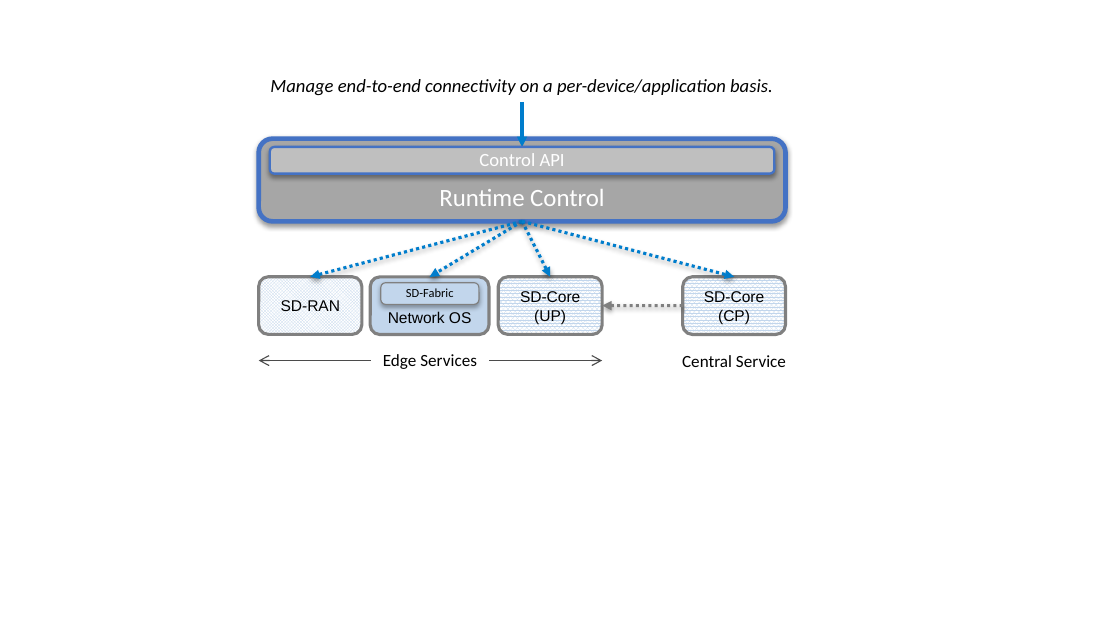
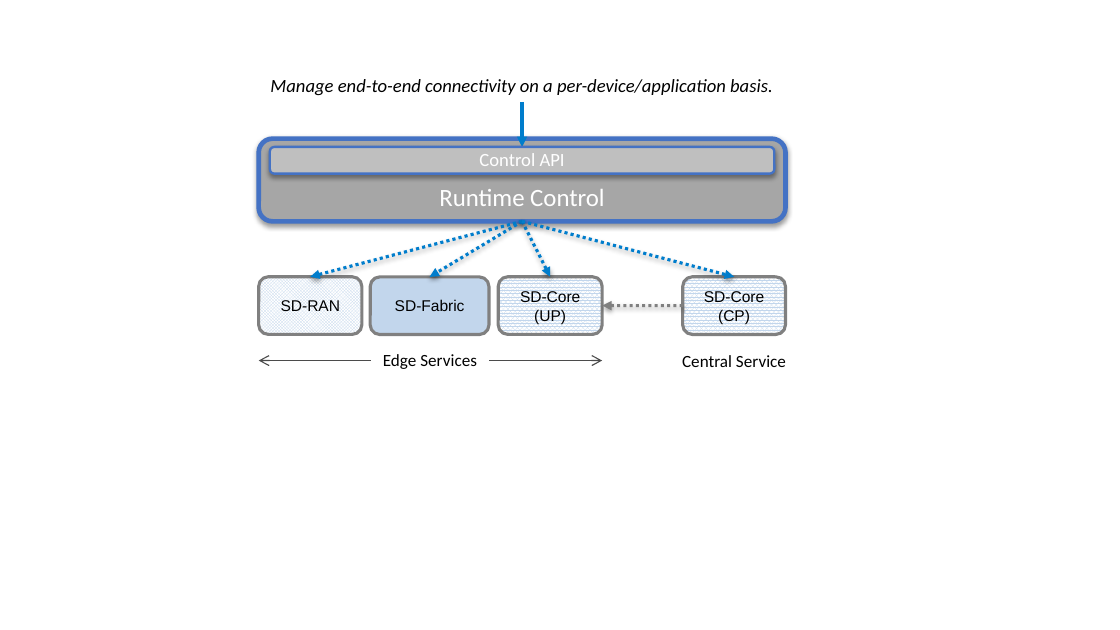
Before and after one commit to SystemsApproach/private5g, a slide deck: slide 9 of figures/ops/figures.pptx (slide 8 before the commit). Drawn at 1120x630 pixels with LibreOffice and Linux fonts; fonts in the diff are those of the drawing. Boxes give left, top, right and bottom in pixels: in the first picture for what was removed or moved away, otherwise in the second. Text is boxed around its words. In the diff, an @@ line names an element or a change of style, - is before the commit and + after.

```diff
--- a/figures/ops/figures.pptx
+++ b/figures/ops/figures.pptx
@@ rounded rectangle "SD-Fabric": place and size @@
-rounded rectangle "SD-Fabric" at bbox=[381, 282, 479, 304]
+rounded rectangle "SD-Fabric" at bbox=[371, 277, 489, 334]
@@ rounded rectangle "SD-Fabric" at bbox=[371, 277, 489, 334]: size 8 to 10 pt, font Calibri to Arial; line spacing 0.8 to 1; outline #808080 0.75 pt to #808080 2 pt; shadow off; proportions changed @@
@@ rounded rectangle removed at bbox=[371, 277, 489, 334] @@
-Network OS
```
Also in this commit, not shown: 3 other slides changed, 2 slides added, 1 slide removed, 11 other files.
